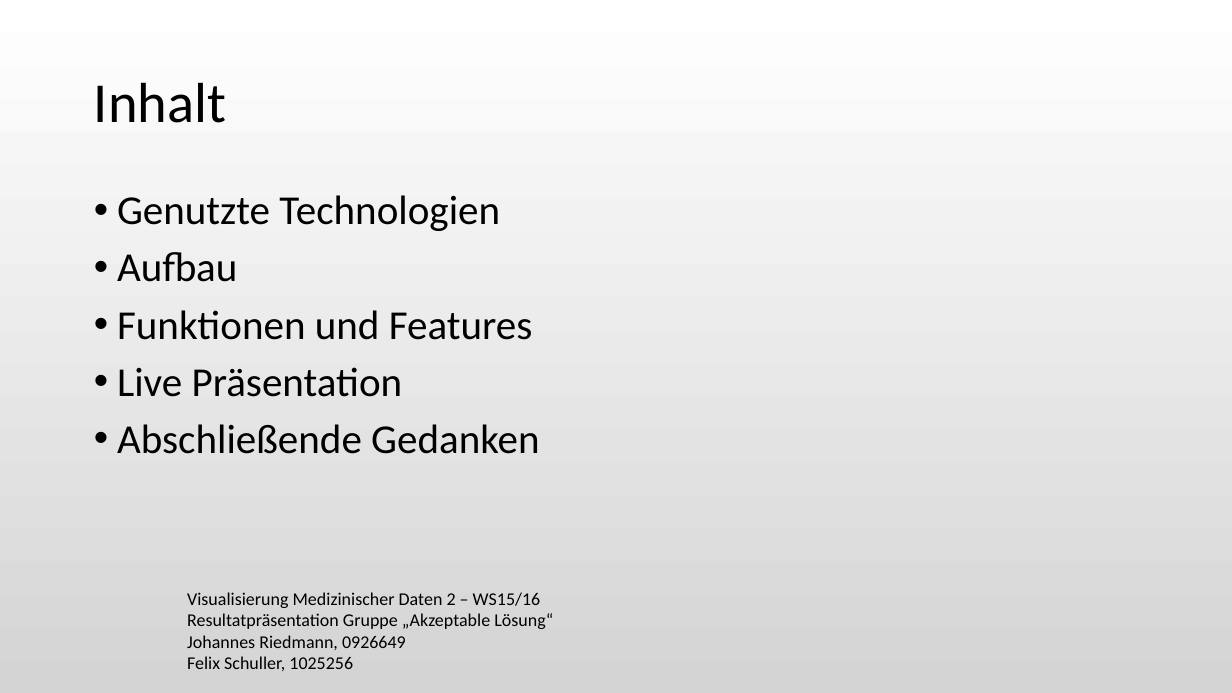
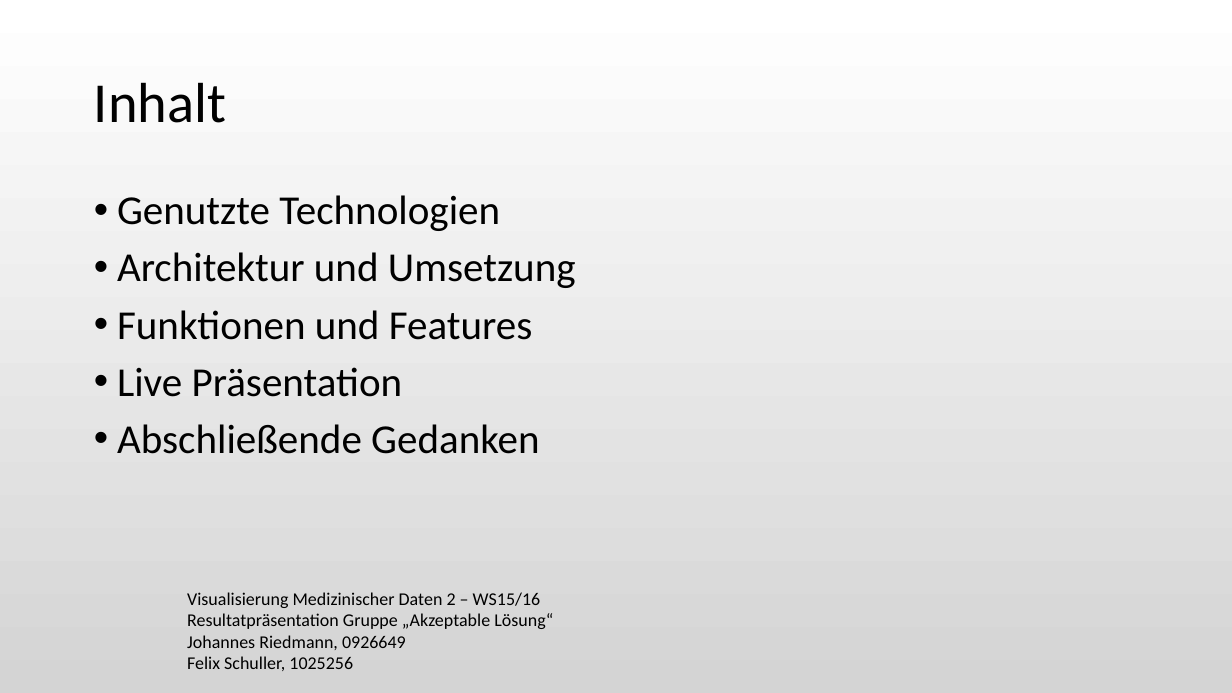
Before and after one commit to j0h1/vismeddata2, a slide deck: slide 2 of presentation/Presentation.pptx. Drawn at 1232x693 pixels with LibreOffice and Linux fonts; fonts in the diff are those of the drawing; background and template pictures are left out. Boxes give left, top, right and bottom in pixels: in the first picture for what was removed or moved away, otherwise in the second. Text is boxed around its words. In the diff, an @@ line names an element or a change of style, - is before the commit and + after.

```diff
--- a/presentation/Presentation.pptx
+++ b/presentation/Presentation.pptx
@@ text at bbox=[117, 252, 576, 288]: text changed @@
-• Aufbau
+• Architektur und Umsetzung
```
Also in this commit, not shown: 3 other slides changed, 6 slides added, 5 slides removed, 3 other files.
